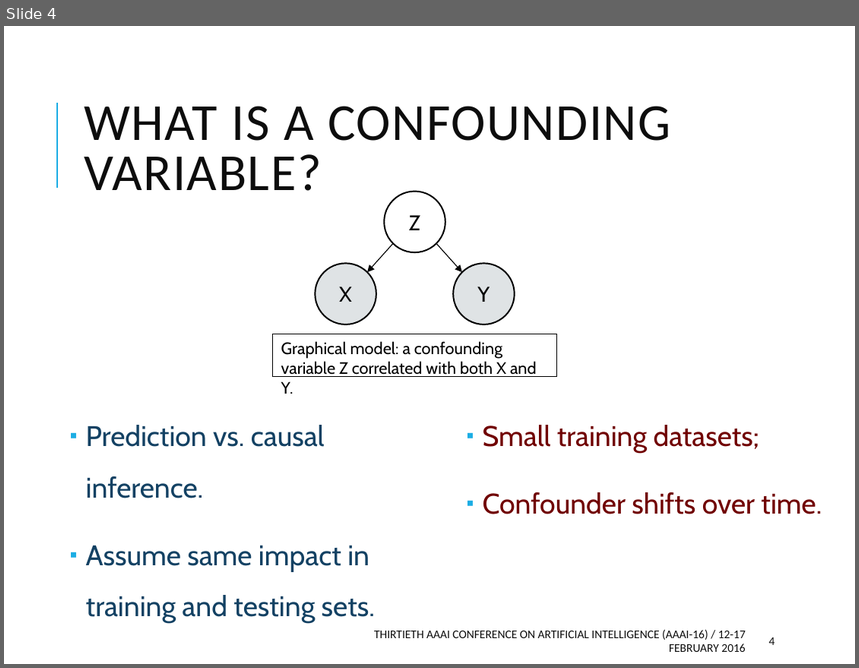
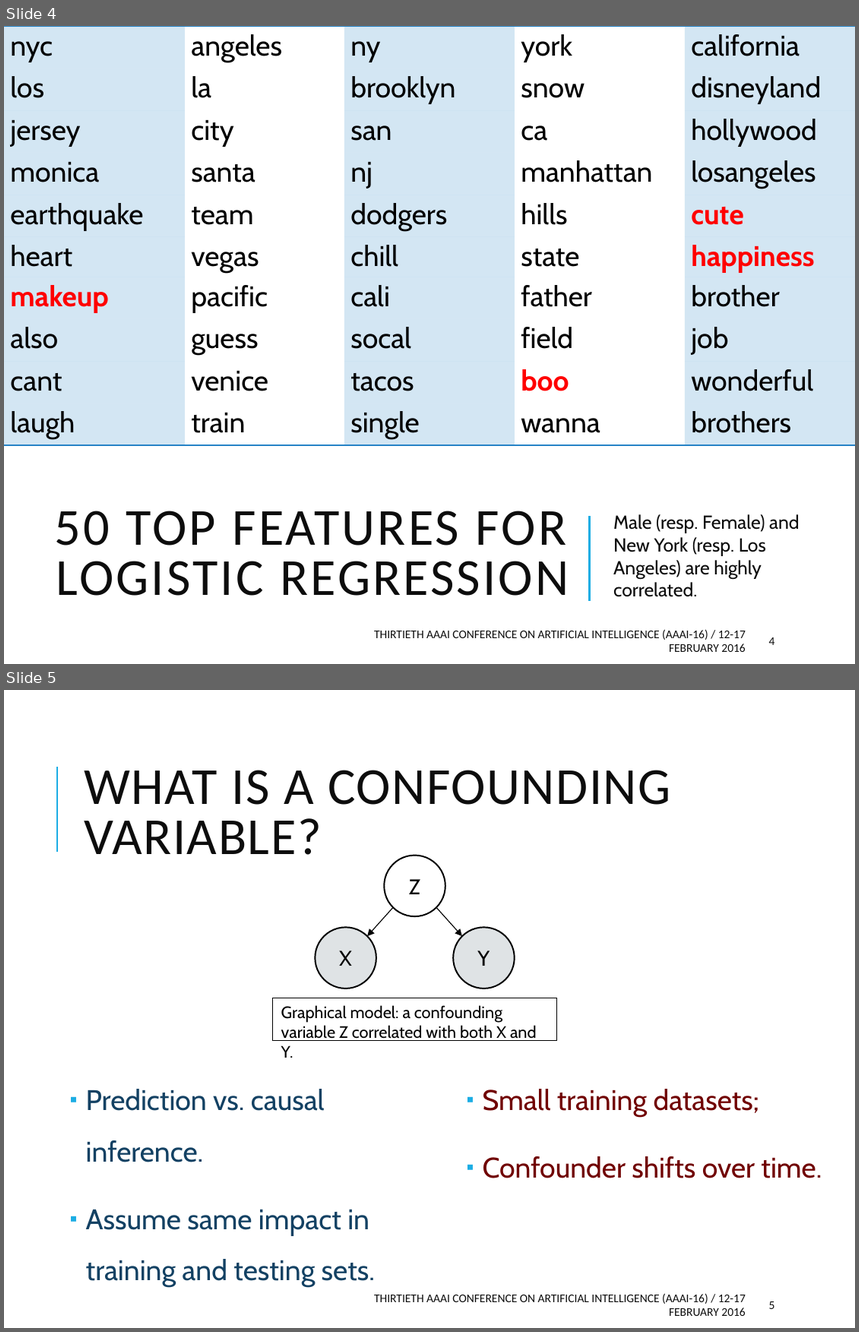
Before and after one commit to tapilab/aaai-2016-robust, a slide deck: slides/slides.pptx. Shown one above the other, each under a label of ours: slide 4 before the commit, slides 4 and 5 after it. The pictures are 859x668 and 859x1332 pixels, drawn with LibreOffice and Linux fonts; fonts in the diff are those of the drawing. Boxes give left, top, right and bottom in pixels: in the first picture for what was removed or moved away, otherwise in the second. Text is boxed around its words. In the diff, an @@ line names an element or a change of style, - is before the commit and + after.

```diff
--- a/slides/slides.pptx
+++ b/slides/slides.pptx
@@ slide 4 added at (x1=4, y1=26, x2=855, y2=664), background #FFFFFF @@
@@ table added at (x1=4, y1=26, x2=855, y2=446), 10 rows, 5 columns @@
+nyc | angeles | ny | york | california
+los | la | brooklyn | snow | disneyland
+jersey | city | san | ca | hollywood
+monica | santa | nj | manhattan | losangeles
+earthquake | team | dodgers | hills | cute
+heart | vegas | chill | state | happiness
+makeup | pacific | cali | father | brother
+also | guess | socal | field | job
+cant | venice | tacos | boo | wonderful
+laugh | train | single | wanna | brothers
@@ title added at (x1=55, y1=511, x2=569, y2=596), 44 pt, text #0D0D0D @@
+50 TOP FEATURES FOR LOGISTIC REGRESSION
@@ line added from (590, 601) to (590, 516), #1CADE4 1.5 pt @@
@@ text added at (x1=614, y1=515, x2=800, y2=598), 16 pt, text #0D0D0D @@
+Male (resp. Female) and New York (resp. Los Angeles) are highly correlated.
@@ text added at (x1=374, y1=630, x2=746, y2=652), 10 pt, text #0D0D0D @@
+THIRTIETH AAAI CONFERENCE ON ARTIFICIAL INTELLIGENCE (AAAI-16) / 12-17 FEBRUARY 2016
@@ page number added at (x1=769, y1=638, x2=775, y2=645), 10 pt, text #0D0D0D @@
+4
@@ what was slide 4 is now slide 5 @@
@@ page number at (x1=769, y1=1302, x2=775, y2=1309): text changed @@
-4
+5
```
Also in this commit, not shown: 8 slides changed, 2 other slides added, 1 other file.
